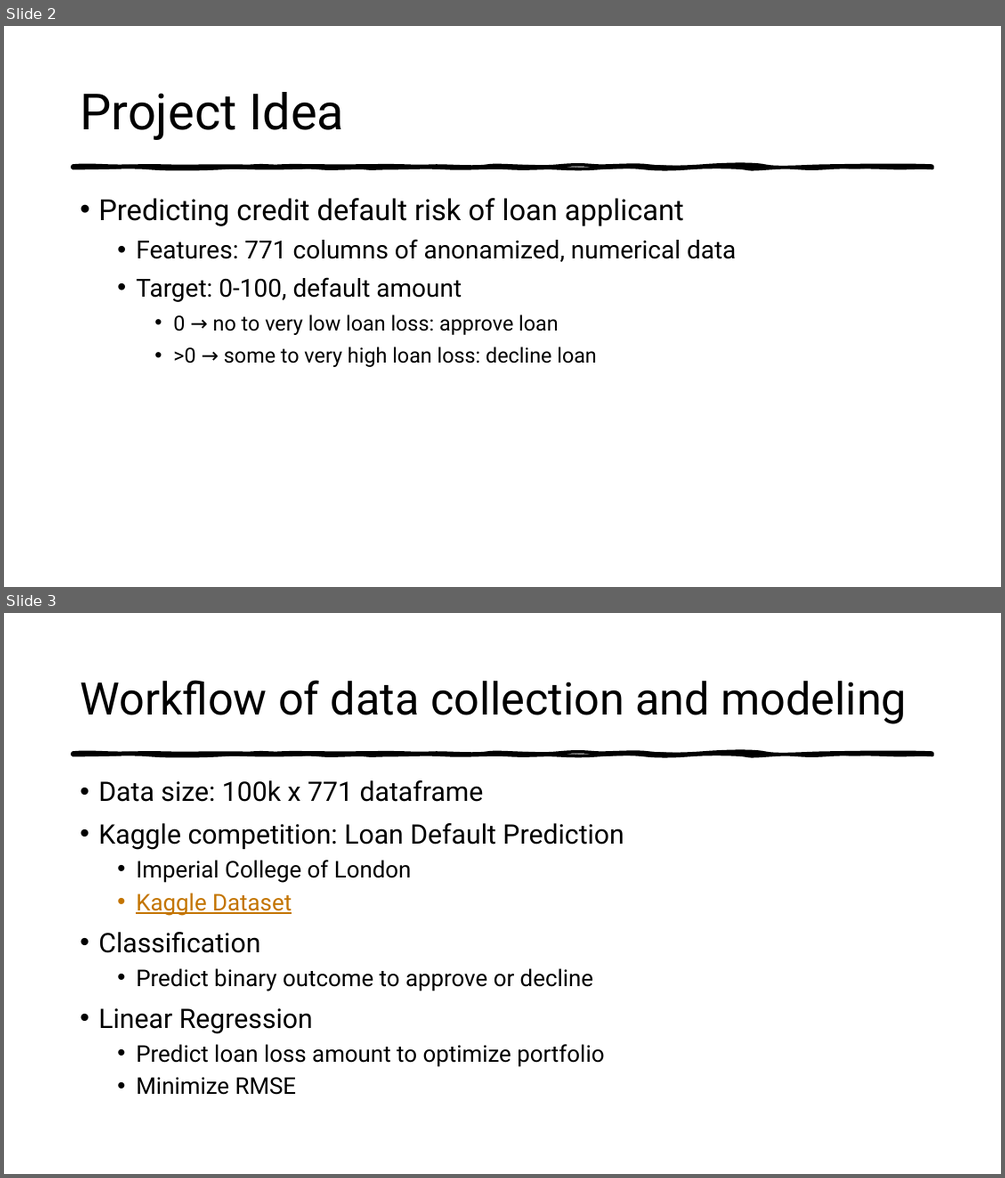
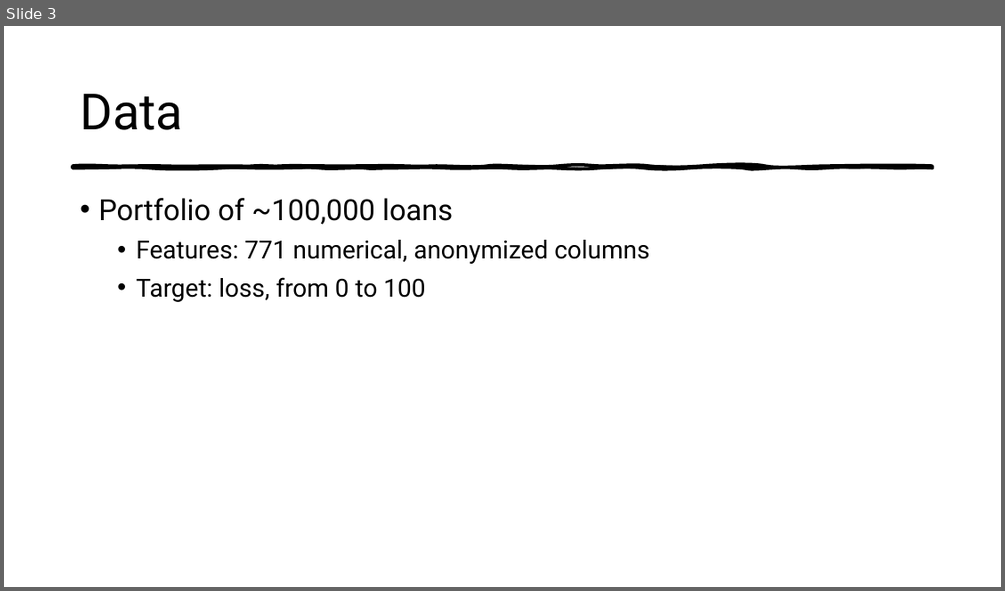
Before and after one commit to mdominguez2010/Loan-Loss, a slide deck: presentation/mvp .pptx. Shown one above the other, each under a label of ours: slides 2 and 3 before the commit, slide 3 after it. The pictures are 1005x1178 and 1005x591 pixels, drawn with LibreOffice and Linux fonts; fonts in the diff are those of the drawing. Boxes give left, top, right and bottom in pixels: in the first picture for what was removed or moved away, otherwise in the second. Text is boxed around its words. In the diff, an @@ line names an element or a change of style, - is before the commit and + after.

```diff
--- a/presentation/mvp .pptx
+++ b/presentation/mvp .pptx
@@ slide 3 removed at bbox=[4, 613, 1001, 1174], background #FFFFFF; not listed: 1 template element that a slide beside it also shows @@
@@ title removed at bbox=[80, 680, 907, 724] @@
-Workflow of data collection and modeling
@@ text removed at bbox=[98, 780, 623, 1094] @@
-• Data size: 100k x 771 dataframe
-• Kaggle competition: Loan Default Prediction
-  • Imperial College of London
-  • Kaggle Dataset
-• Classification
-  • Predict binary outcome to approve or decline
-• Linear Regression
-  • Predict loan loss amount to optimize portfolio
-  • Minimize RMSE
@@ what was slide 2 is now slide 3 @@
@@ slide 3 changed as well @@
@@ title at bbox=[80, 94, 183, 130]: text changed @@
-Project Idea
+Data
@@ text at bbox=[98, 198, 649, 302]: text changed @@
-• Predicting credit default risk of loan applicant
-  • Features: 771 columns of anonamized, numerical data
-  • Target: 0-100, default amount
-    • 0 → no to very low loan loss: approve loan
-    • >0 → some to very high loan loss: decline loan
+• Portfolio of ~100,000 loans
+  • Features: 771 numerical, anonymized columns
+  • Target: loss, from 0 to 100
```
Also in this commit, not shown: 2 other slides changed, 6 slides added, 2 other slides removed, 5 other files.
